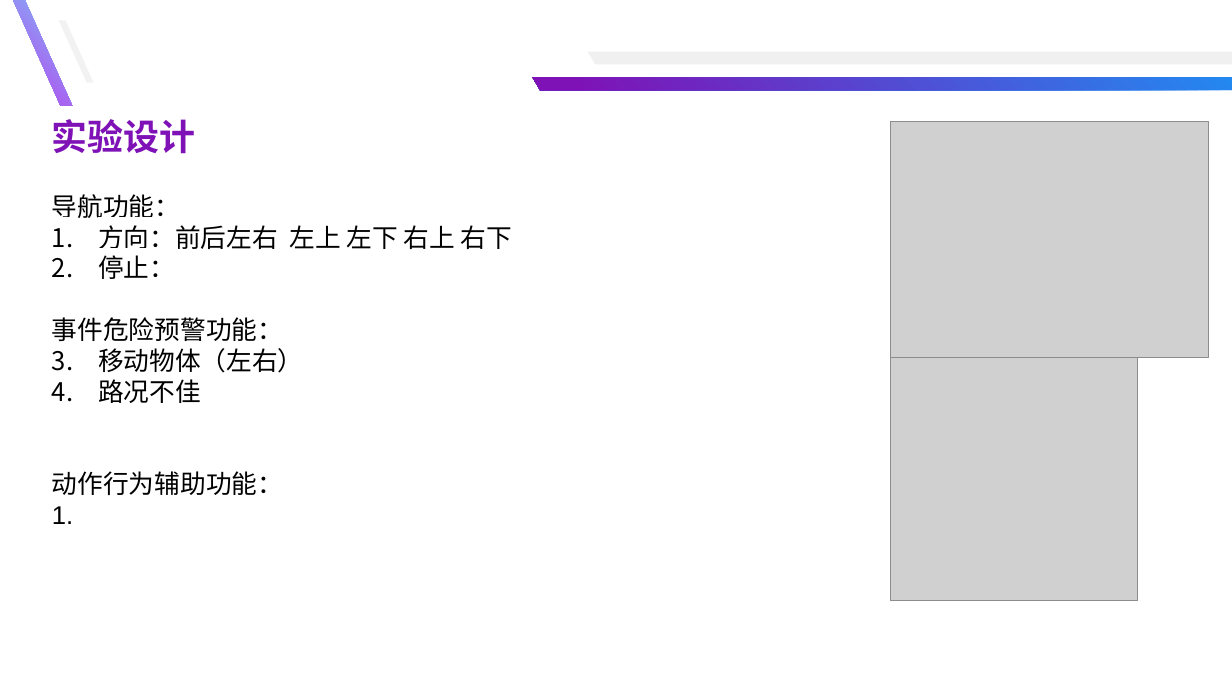
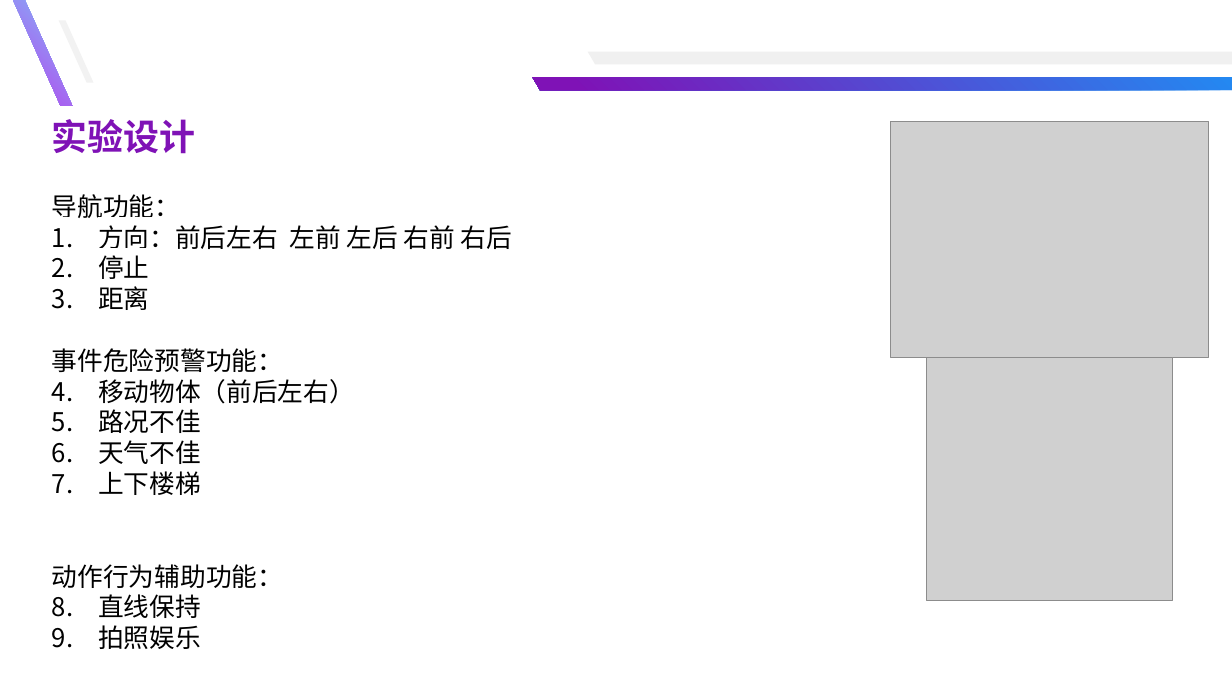
Before and after one commit to yuyongsong/Paper, a slide deck: slide 46 of 总结汇报-余泳松.pptx (slide 45 before the commit). Drawn at 1232x693 pixels with LibreOffice and Linux fonts; fonts in the diff are those of the drawing; grey boxes stand for pictures. Boxes give left, top, right and bottom in pixels: in the first picture for what was removed or moved away, otherwise in the second. Text is boxed around its words. In the diff, an @@ line names an element or a change of style, - is before the commit and + after.

```diff
--- a/总结汇报-余泳松.pptx
+++ b/总结汇报-余泳松.pptx
@@ text at <box>98,225,512,310</box>: text changed @@
-1. 方向：前后左右 左上 左下 右上 右下
-2. 停止：
+1. 方向：前后左右 左前 左后 右前 右后
+2. 停止
+3. 距离
@@ picture: place and size @@
-picture at <box>891,358,1138,601</box>
+picture at <box>926,358,1173,601</box>
@@ text at <box>98,379,355,404</box>: text changed @@
-1. 移动物体（左右）
+1. 移动物体（前后左右）
@@ text at <box>98,440,201,495</box>: paragraphs added @@
+3. 天气不佳
+4. 上下楼梯
@@ text at <box>98,594,201,649</box>: text changed @@
-1.
+1. 直线保持
+2. 拍照娱乐
```
Also in this commit, not shown: 2 other slides changed, 4 slides added.
